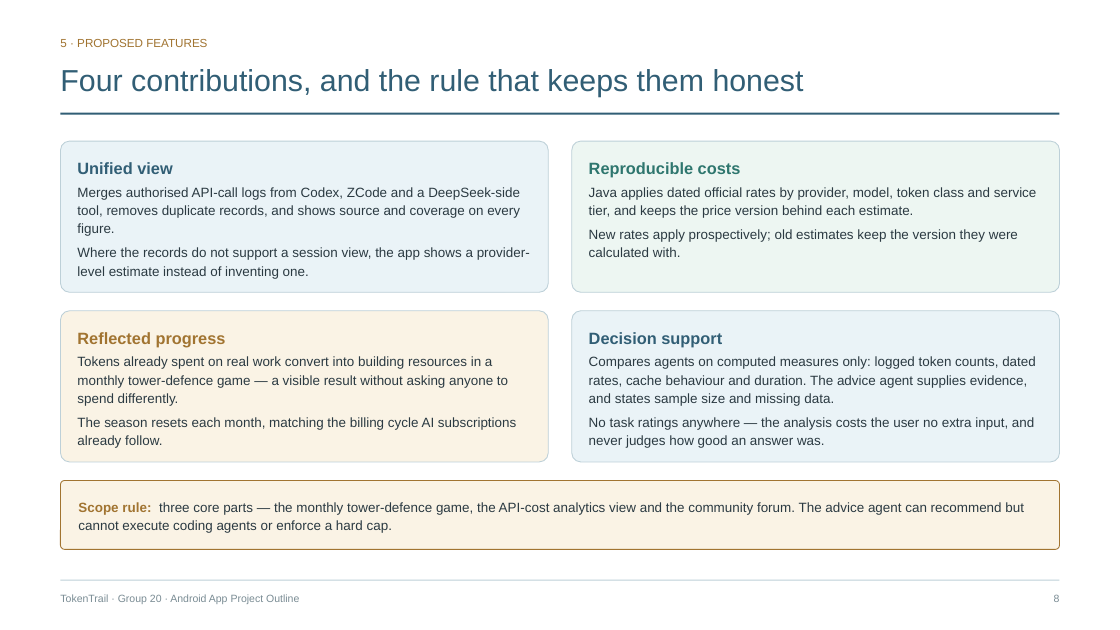
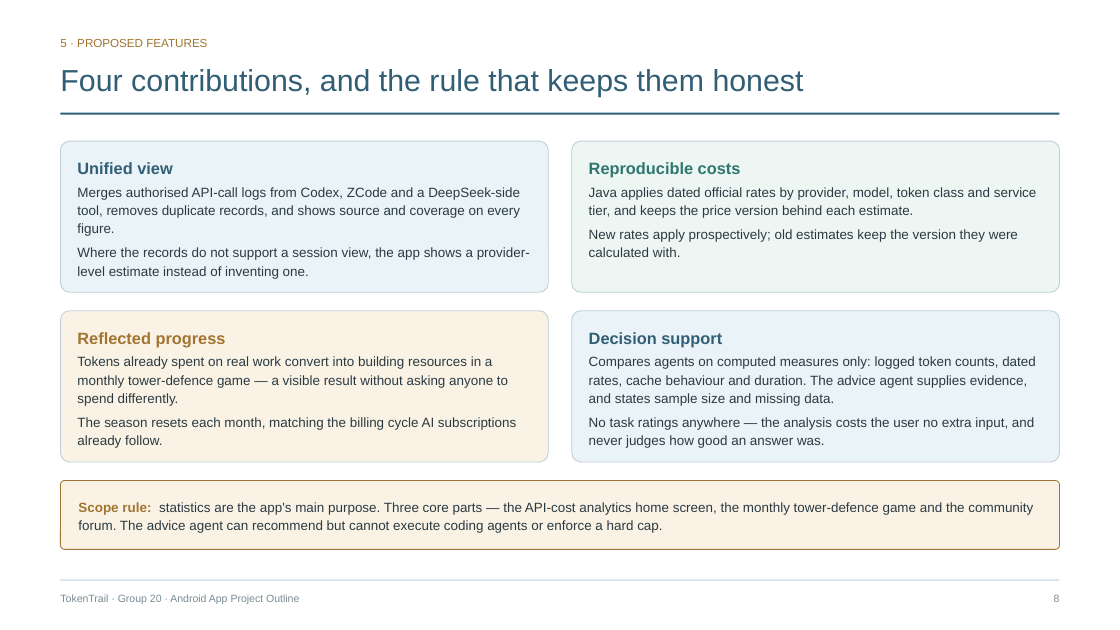
Before and after one commit to LiuZongrun7/Mobile_Group_20, a slide deck: slide 8 of docs/TokenTrail_Project_Outline_Slides.pptx. Drawn at 1120x630 pixels with LibreOffice and Linux fonts; fonts in the diff are those of the drawing. Boxes give left, top, right and bottom in pixels: in the first picture for what was removed or moved away, otherwise in the second. Text is boxed around its words. In the diff, an @@ line names an element or a change of style, - is before the commit and + after.

```diff
--- a/docs/TokenTrail_Project_Outline_Slides.pptx
+++ b/docs/TokenTrail_Project_Outline_Slides.pptx
@@ text in rounded rectangle at <box>78,502,1033,533</box>: text changed @@
-Scope rule: three core parts — the monthly tower-defence game, the API-cost analytics view and the community forum. The advice agent can recommend but cannot execute coding agents or enforce a hard cap.
+Scope rule: statistics are the app's main purpose. Three core parts — the API-cost analytics home screen, the monthly tower-defence game and the community forum. The advice agent can recommend but cannot execute coding agents or enforce a hard cap.
```
Also in this commit, not shown: 11 other slides changed, 17 other files.
